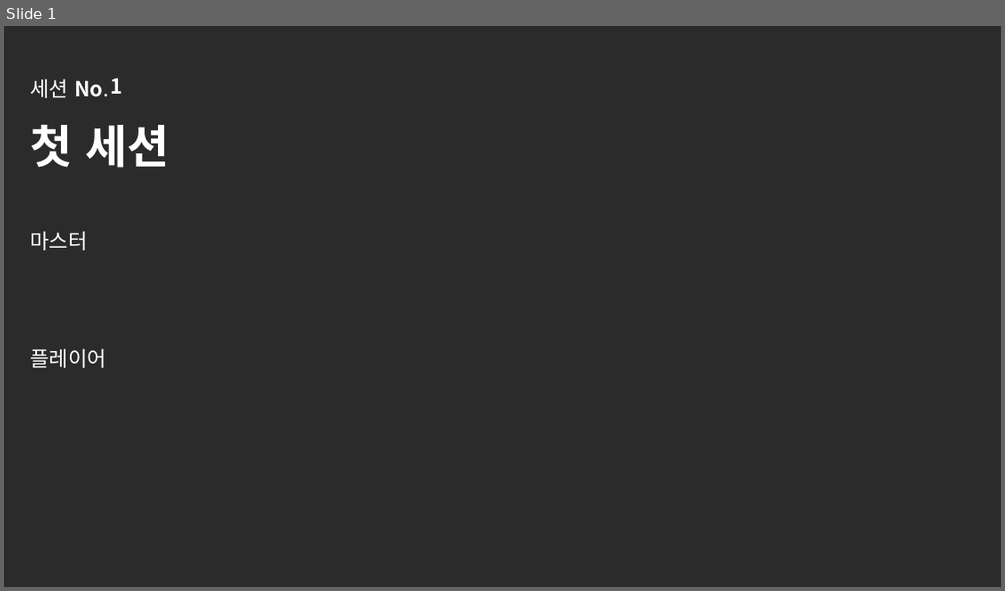
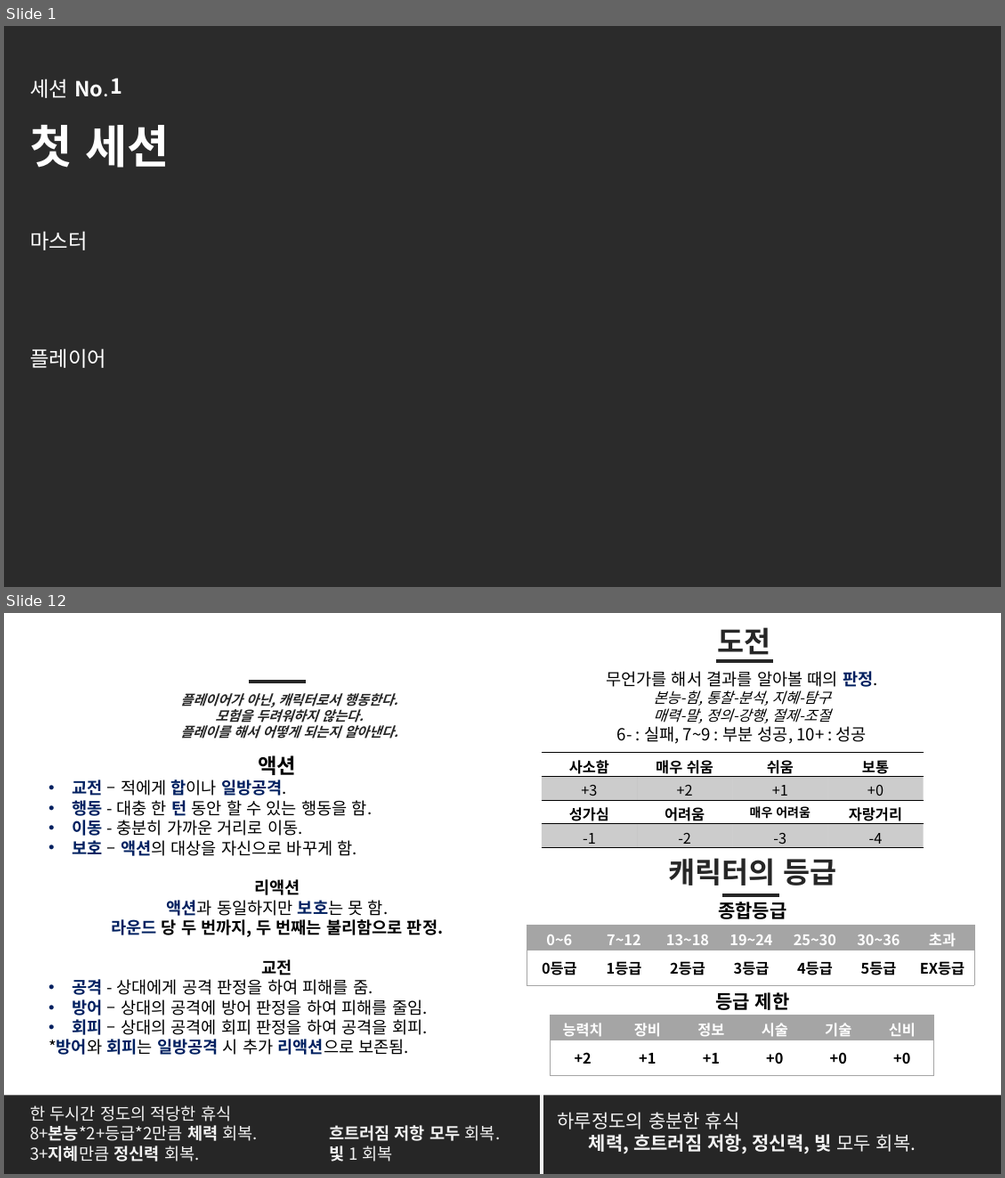
Before and after one commit to helloing0119/lobotomytrpg, a slide deck: 롭티알_진행.pptx. Shown one above the other, each under a label of ours: slide 1 before the commit, slides 1 and 12 after it; the slides between them are not shown. The pictures are 1005x591 and 1005x1178 pixels, drawn with LibreOffice and Linux fonts; fonts in the diff are those of the drawing; background and template pictures are left out; a plain dark background stands for a picture behind light text. Boxes give left, top, right and bottom in pixels: in the first picture for what was removed or moved away, otherwise in the second. Text is boxed around its words. In the diff, an @@ line names an element or a change of style, - is before the commit and + after.

```diff
--- a/롭티알_진행.pptx
+++ b/롭티알_진행.pptx
@@ slide 12 added at <box>4,613,1001,1174</box>, background #FFFFFF @@
@@ text added at <box>718,627,771,655</box>, 28 pt, text #262626, bold @@
+도전
@@ line added from (716, 661) to (773, 661), #262626 3 pt @@
@@ line added from (249, 682) to (306, 682), #262626 3 pt @@
@@ text added at <box>606,671,877,744</box>, 16 pt, text #000000 @@
+무언가를 해서 결과를 알아볼 때의 판정.
+본능-힘, 통찰-분석, 지혜-탐구
+매력-말, 정의-강행, 절제-조절
+6- : 실패, 7~9 : 부분 성공, 10+ : 성공
@@ text added at <box>180,693,398,738</box>, 12.9 pt, text #262626, bold, italic @@
+플레이어가 아닌, 캐릭터로서 행동한다.
+모험을 두려워하지 않는다.
+플레이를 해서 어떻게 되는지 알아낸다.
@@ text added at <box>48,755,443,1054</box>, 16 pt, text #000000 @@
+액션
+• 교전 – 적에게 합이나 일방공격.
+• 행동 - 대충 한 턴 동안 할 수 있는 행동을 함.
+• 이동 - 충분히 가까운 거리로 이동.
+• 보호 – 액션의 대상을 자신으로 바꾸게 함.
+리액션
+액션과 동일하지만 보호는 못 함.
+라운드 당 두 번까지, 두 번째는 불리함으로 판정.
+교전
+• 공격 - 상대에게 공격 판정을 하여 피해를 줌.
+• 방어 – 상대의 공격에 방어 판정을 하여 피해를 줄임.
+• 회피 – 상대의 공격에 회피 판정을 하여 공격을 회피.
+*방어와 회피는 일방공격 시 추가 리액션으로 보존됨.
@@ table added at <box>542,752,924,804</box>, 2 rows, 4 columns @@
+사소함 | 매우 쉬움 | 쉬움 | 보통
++3 | +2 | +1 | +0
@@ table added at <box>542,800,924,852</box>, 2 rows, 4 columns @@
+성가심 | 어려움 | 매우 어려움 | 자랑거리
+-1 | -2 | -3 | -4
@@ text added at <box>668,858,836,885</box>, 28 pt, text #262626, bold @@
+캐릭터의 등급
@@ text added at <box>718,901,786,919</box>, 18 pt, text #000000, bold @@
+종합등급
@@ line added from (722, 896) to (779, 896), #262626 3 pt @@
@@ table added at <box>526,925,974,985</box>, 2 rows, 7 columns @@
+0~6 | 7~12 | 13~18 | 19~24 | 25~30 | 30~36 | 초과
+0등급 | 1등급 | 2등급 | 3등급 | 4등급 | 5등급 | EX등급
@@ text added at <box>715,992,790,1010</box>, 18 pt, text #000000, bold @@
+등급 제한
@@ table added at <box>550,1015,933,1075</box>, 2 rows, 6 columns @@
+능력치 | 장비 | 정보 | 시술 | 기술 | 신비
++2 | +1 | +1 | +0 | +0 | +0
@@ rectangle added at <box>4,1095,1001,1174</box>, fill #262626 @@
@@ text added at <box>30,1105,500,1161</box>, 16 pt, text #F2F2F2 @@
+한 두시간 정도의 적당한 휴식
+8+본능*2+등급*2만큼 체력 회복. 흐트러짐 저항 모두 회복.
+3+지혜만큼 정신력 회복. 빛 1 회복
@@ line added from (542, 1095) to (542, 1174), #F2F2F2 3 pt @@
@@ text added at <box>558,1111,915,1153</box>, 18 pt, text #F2F2F2 @@
+하루정도의 충분한 휴식
+체력, 흐트러짐 저항, 정신력, 빛 모두 회복.
```
Also in this commit, not shown: 1 other slide added, 2 slides removed, 1 other file.
